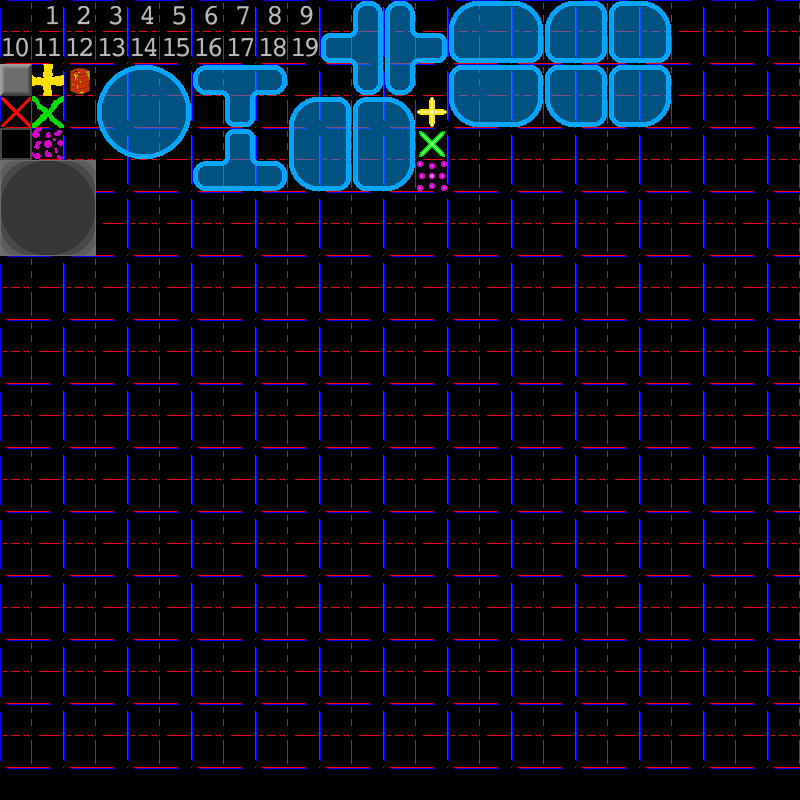
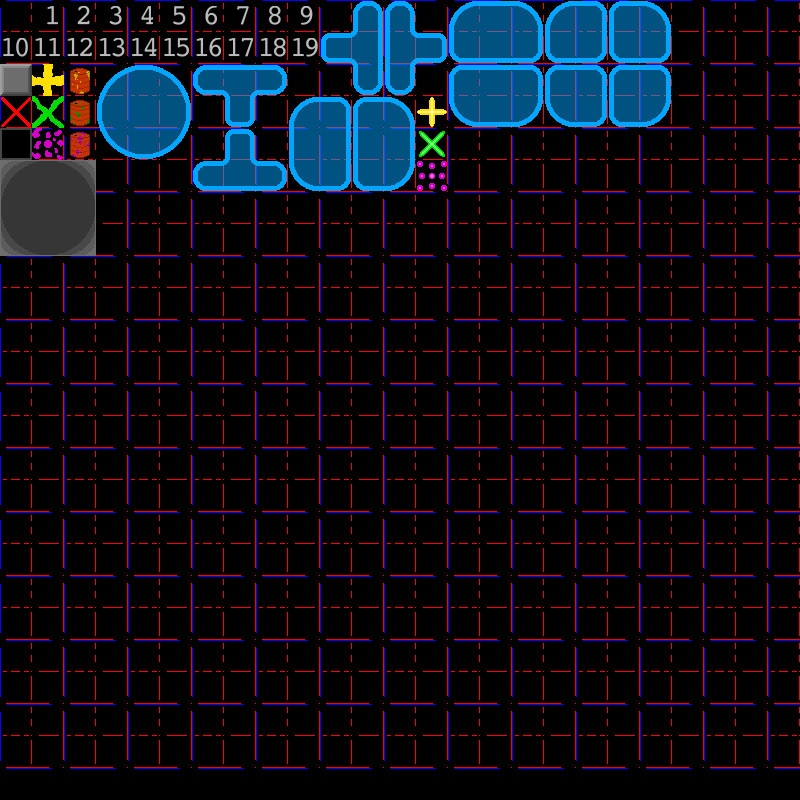
Layer changes from the first w=800, h=800 image to the second:
painted on "Calque de dessin 1" over (70, 100, 90, 158)
painted on "grille" over (70, 100, 90, 158)
painted on "Arrière-plan" over (70, 100, 90, 158)
